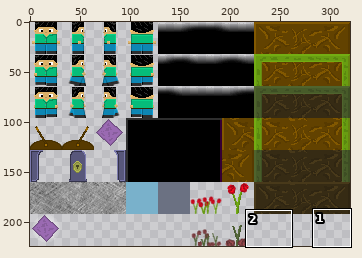
Sprite sheet -- res/drawable/tileset.png. The picture above shows the old version from afar; the outline marks the close-up.
Close-up. The starting point:
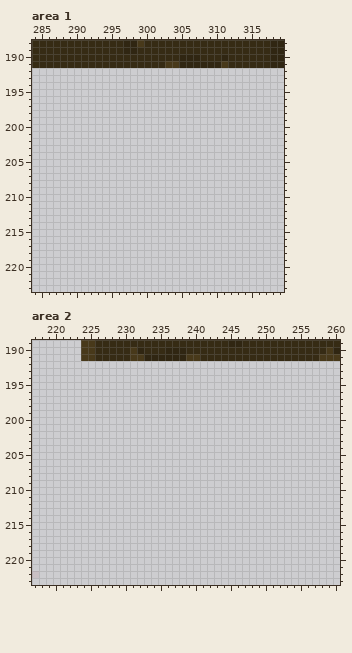
The file is 320x224 pixels. Pixels under 10% opacity are left out. Colours within 5 levels of each other are drawn and written as one. Shown: area 1: x 284..319, y 188..223; area 2: x 217..260, y 189..223.
Once edited:
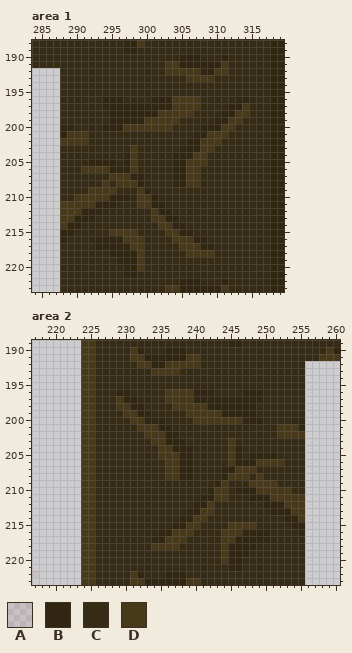
Palette (. is transparent): A #a94e521a  B #302612  C #362b14  D #48391a
Difference:
Area 1:
y 192: x 288..319 ................................ -> CCCCCCCCCCCCCCCDDDDDBBDDCCCCCCBB
y 193: x 288..319 ................................ -> CCCCCCCCCCCCCCCCCCDDDDCCCCCCCCBB
y 194..195: x 288..319 ................................ -> CCCCCCCCCCCCCCCCCCCCCCCCCCCCCCBB
y 196: x 288..319 ................................ -> CCCCCCBBBCCCCBBBDDDDCCCCCBBCCCBB
y 197: x 288..319 ................................ -> CCCCCCBBBBBBBBBBDDDDCCCCBBDCCCBB
y 198: x 288..319 ................................ -> CCCCCCCBBBBBBBDDDDDCCCCBBDDCCCBB
y 199: x 288..319 ................................ -> CCCCCCCBBBBBDDDDDCCCCCBBDDCCCCBB
y 200: x 288..319 ................................ -> BBCCCCBBBDDDDDDDCCCCBBBDDCCCCCBB
y 201: x 288..319 ................................ -> BDDDCCCCCCCCCCCCCCCBBDDDCCCCCCBB
y 202: x 288..319 ................................ -> DDDDCCCCCCCCCCCCCCBBDDDCCCCCCCBB
y 203: x 288..319 ................................ -> CCCCCCCCCCDCCCCCCBBBDDCCCCCCCCBB
y 204: x 288..319 ................................ -> CCCCCCCCCBDCCCCCBBBDDCCCCCCCCCBB
y 205: x 288..319 ................................ -> CCCCBBBBCBDCCCCCBBDDDCCCCCCCCCBB
y 206: x 288..319 ................................ -> CCCDDDDBBBDCCCCCBBDDCCCCCCCCCCBB
y 207: x 288..319 ................................ -> CCCCCCCDDDBBCCCCBBDDCCCCCCCCCCBB
y 208: x 288..319 ................................ -> CCCCCCDCDDDBCCCCBBDDCCCCCCCCCCBB
y 209: x 288..319 ................................ -> CCCCDDDDCCCDBCCCCCCCCCCCCCCCCCBB
y 210: x 288..319 ................................ -> CCDDDDDBBBCDDBCCCCCCCCCCCCCCCCBB
y 211: x 288..319 ................................ -> DDDDDBBBCCCDDBBCCCCCCCCCCCCCCCBB
y 212: x 288..319 ................................ -> DDDBBBCCCCCCCDBBCCCCCCCCCCCCCCBB
y 213: x 288..319 ................................ -> DDBBBCCCCCCCCDDBBCCCCCCCCCCCCCBB
y 214: x 288..319 ................................ -> DBBCCCCCCCCCCCDDBBCCCCCCCCCCCCBB
y 215: x 288..319 ................................ -> BBCCCCCDDDDCCCCDDBBCCCCCCCCCCCBB
y 216: x 288..319 ................................ -> BCCCCBBBBDDDCCCCDDDBBCCCCCCCCCBB
y 217: x 288..319 ................................ -> CCCCCBBBBBDDCCCCCDDDBBCCCCCCCCBB
y 218: x 288..319 ................................ -> CCCCCCCBBBBDCCCCCCDDDDCCCCCCCCBB
y 219: x 288..319 ................................ -> CCCCCCCCBBBDCCCCCCCCCCCCCCCCCCBB
y 220: x 288..319 ................................ -> CCCCCCCCCBBDCCCCCCCCCCCCCCCCCCBB
y 221: x 288..319 ................................ -> CCCCCCCCCBBCCCCCCCCCCCCCCCCCCCBB
y 222: x 288..319 ................................ -> CCCCCCCCCCCCCCCCCBBBCCCBCCCCCCBB
y 223: x 288..319 ................................ -> CCCCCCCCCCCCCCCDDBBBBBBDCCCCCCBB
Area 2:
y 192: x 224..255 ................................ -> DDCCCCCCDDBBDDDDDCCCCCCCCCCCCCCC
y 193: x 224..255 ................................ -> DDCCCCCCCCDDDDCCCCCCCCCCCCCCCCCC
y 194..195: x 224..255 ................................ -> DDCCCCCCCCCCCCCCCCCCCCCCCCCCCCCC
y 196: x 224..255 ................................ -> DDCCCBBCCCCCDDDDBBBCCCCBBBCCCCCC
y 197: x 224..255 ................................ -> DDCCCDBBCCCCDDDDBBBBBBBBBBCCCCCC
y 198: x 224..255 ................................ -> DDCCCDDBBCCCCDDDDDBBBBBBBCCCCCCC
y 199: x 224..255 ................................ -> DDCCCCDDBBCCCCCDDDDDBBBBBCCCCCCC
y 200: x 224..255 ................................ -> DDCCCCCDDBBBCCCCDDDDDDDBBBCCCCBB
y 201: x 224..255 ................................ -> DDCCCCCCDDDBBCCCCCCCCCCCCCCCDDDB
y 202: x 224..255 ................................ -> DDCCCCCCCDDDBBCCCCCCCCCCCCCCDDDD
y 203: x 224..255 ................................ -> DDCCCCCCCCDDBBBCCCCCCDCCCCCCCCCC
y 204: x 224..255 ................................ -> DDCCCCCCCCCDDBBBCCCCCDBCCCCCCCCC
y 205: x 224..255 ................................ -> DDCCCCCCCCCDDDBBCCCCCDBCBBBBCCCC
y 206: x 224..255 ................................ -> DDCCCCCCCCCCDDBBCCCCCDBBBDDDDCCC
y 207: x 224..255 ................................ -> DDCCCCCCCCCCDDBBCCCCBBDDDCCCCCCC
y 208: x 224..255 ................................ -> DDCCCCCCCCCCDDBBCCCCBDDDCDCCCCCC
y 209: x 224..255 ................................ -> DDCCCCCCCCCCCCCCCCCBDCCCDDDDCCCC
y 210: x 224..255 ................................ -> DDCCCCCCCCCCCCCCCCBDDCBBBDDDDDCC
y 211: x 224..255 ................................ -> DDCCCCCCCCCCCCCCCBBDDCCCBBBDDDDD
y 212: x 224..255 ................................ -> DDCCCCCCCCCCCCCCBBDCCCCCCCBBBDDD
y 213: x 224..255 ................................ -> DDCCCCCCCCCCCCCBBDDCCCCCCCCBBBDD
y 214: x 224..255 ................................ -> DDCCCCCCCCCCCCBBDDCCCCCCCCCCCBBD
y 215: x 224..255 ................................ -> DDCCCCCCCCCCCBBDDCCCCDDDDCCCCCBB
y 216: x 224..255 ................................ -> DDCCCCCCCCCBBDDDCCCCDDDBBBBCCCCB
y 217: x 224..255 ................................ -> DDCCCCCCCCBBDDDCCCCCDDBBBBBCCCCC
y 218: x 224..255 ................................ -> DDCCCCCCCCDDDDCCCCCCDBBBBCCCCCCC
y 219: x 224..255 ................................ -> DDCCCCCCCCCCCCCCCCCCDBBBCCCCCCCC
y 220: x 224..255 ................................ -> DDCCCCCCCCCCCCCCCCCCDBBCCCCCCCCC
y 221: x 224..255 ................................ -> DDCCCCCCCCCCCCCCCCCCCBBCCCCCCCCC
y 222: x 224..255 ................................ -> DDCCCCCDBCCCBBBCCCCCCCCCCCCCCCCC
y 223: x 224..255 ................................ -> DDCCCCCDDBBBBBBDDCCCCCCCCCCCCCCC
